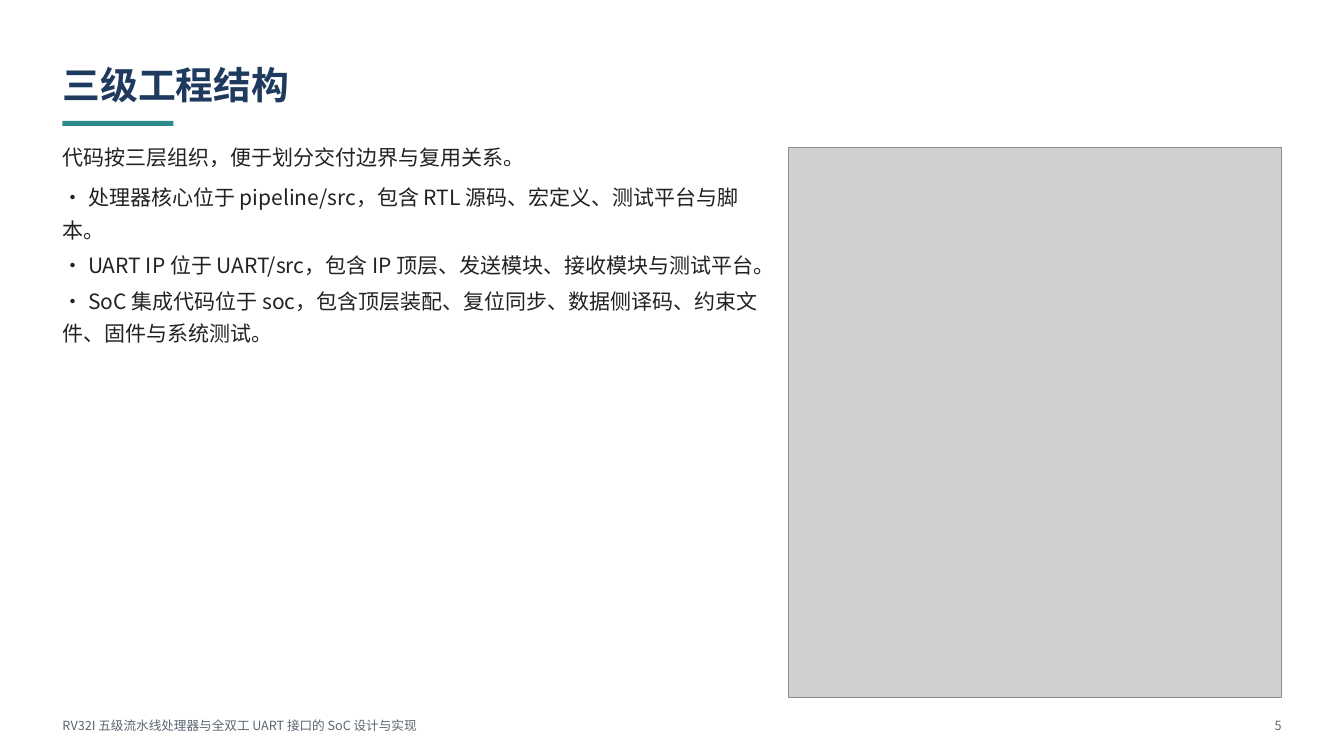
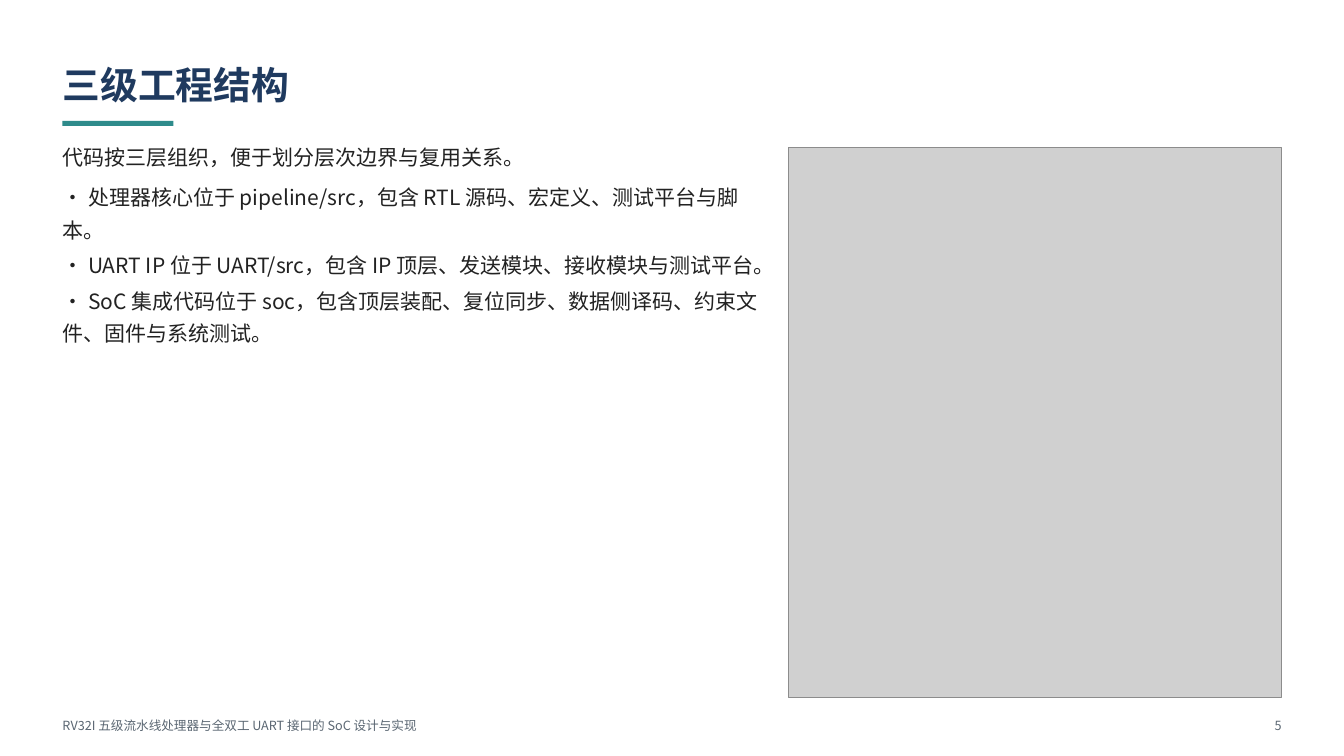
Before and after one commit to StarryReverie/board, a slide deck: slide 5 of ppt/out/课程设计_验收答辩.pptx. Drawn at 1344x756 pixels with LibreOffice and Linux fonts; fonts in the diff are those of the drawing; grey boxes stand for pictures. Boxes give left, top, right and bottom in pixels: in the first picture for what was removed or moved away, otherwise in the second. Text is boxed around its words. In the diff, an @@ line names an element or a change of style, - is before the commit and + after.

Commit message:
docs(ppt): 分工页合并两实验表格并去除「交付」措辞
- 两个实验的分工表放到同一页（实验一：处理器核心 / 实验二：UART 与 SoC）
- 删除「交付物」「交付内容」等措辞，改为「负责内容」并合并说明
- 三级工程结构页「交付边界」改为「层次边界」
- outline.md 同步；重建 pptx（36 页）

```diff
--- a/ppt/out/课程设计_验收答辩.pptx
+++ b/ppt/out/课程设计_验收答辩.pptx
@@ text at <box>62,147,524,167</box>: text changed @@
-代码按三层组织，便于划分交付边界与复用关系。
+代码按三层组织，便于划分层次边界与复用关系。
```
Also in this commit, not shown: 1 other slide changed, 2 other files.
